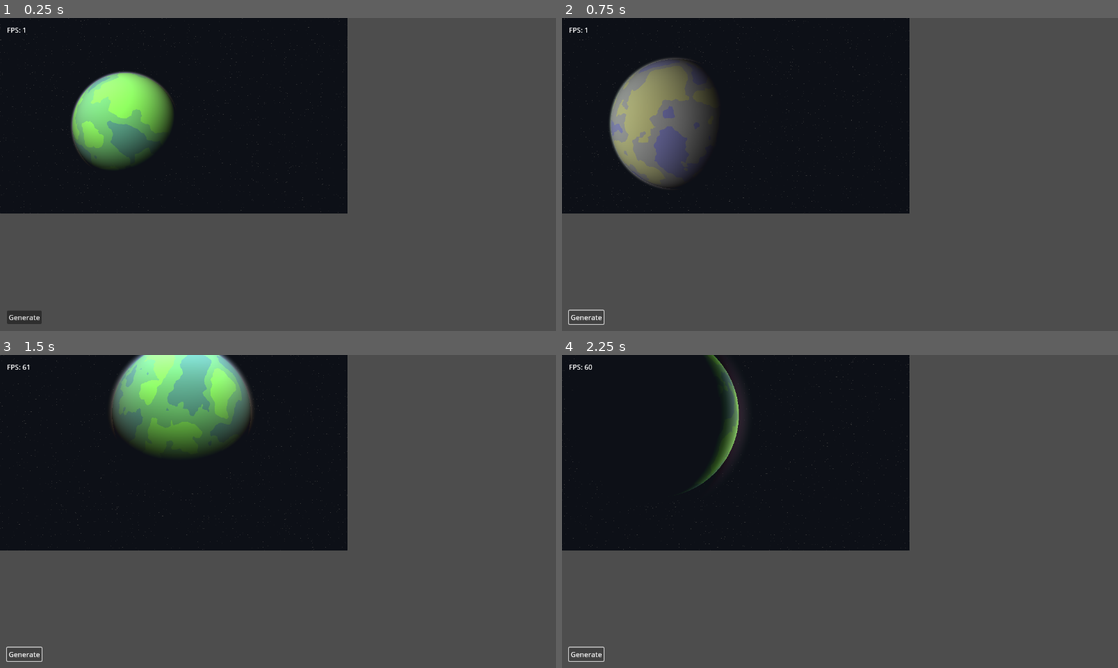
Above: before the commit, frames 1-4 (two rows, left to right).
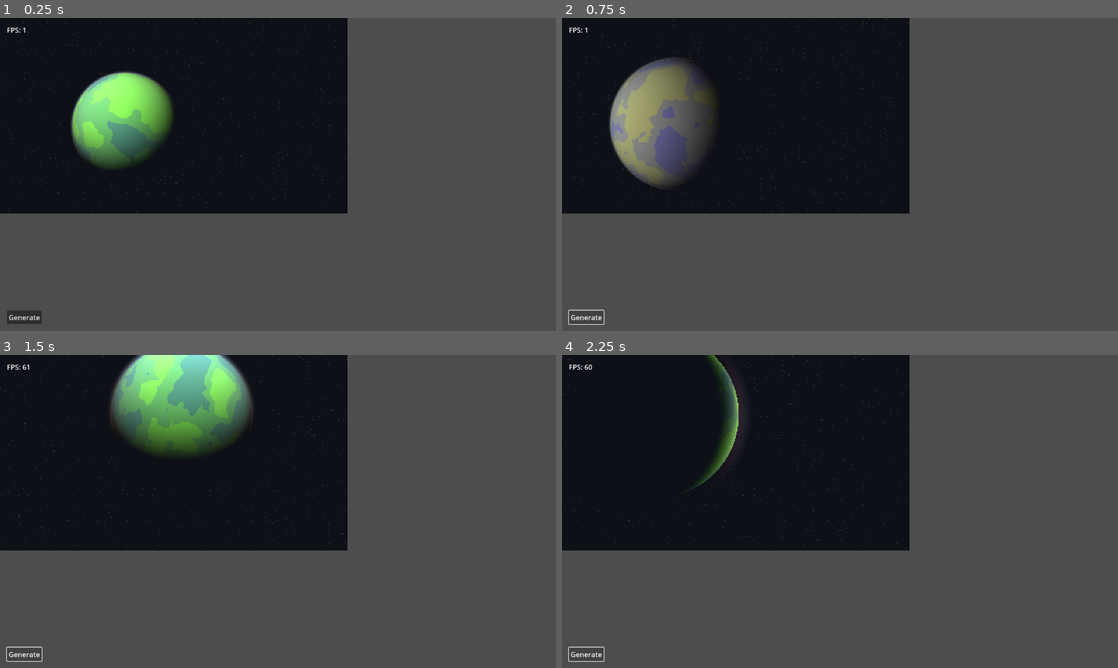
Above: after the commit, the same moments.

Repository: omgthan/planet
Game: Godot game, scene res://main.tscn
Two runs of this game, one before a commit and one after it. Both use one fixed random seed, a clock stepped at 60 frames per second and the inputs below.
Inputs:
- Up to frame 1 (0.25 s): no input
- Up to frame 2 (0.75 s): click "Generate" at 0.5 s
- Up to frame 3 (1.5 s): click "Generate" at 1.25 s
- Up to frame 4 (2.25 s): click "Generate" at 2 s

The runs differ from the first frame. In frame 1, 0.2% of the frame differs, in the area x 0-63%, y 0-63%; in frame 2, 0.2%; in frame 3, 0.2%; in frame 4, 0.2%.

Commit message:
Adjusted light source generation / screen resolution

Diff:
--- a/globals.gd
+++ b/globals.gd
@@ -2,7 +2,7 @@
 
 var planet_render_res : Vector2
 var screen_size : Vector2
-var screen_render_res_factor : int = 1
+var screen_render_res_factor : int = 2
 
 func _ready() -> void:
 	screen_size = get_viewport().size
--- a/main.gd
+++ b/main.gd
@@ -52,7 +52,7 @@
 	noise_texture.noise.seed = randi()
 	noise_texture.noise.frequency = 0.1 * (radius/Globals.planet_render_res.y)
 
-	light_source = axis.cross(Vector3(1,1,1))
+	light_source = axis.cross(Vector3(10,10,10))
 	atmo_thickness = randf_range(1.0, 1.2)
 
 	set_shader_params()
